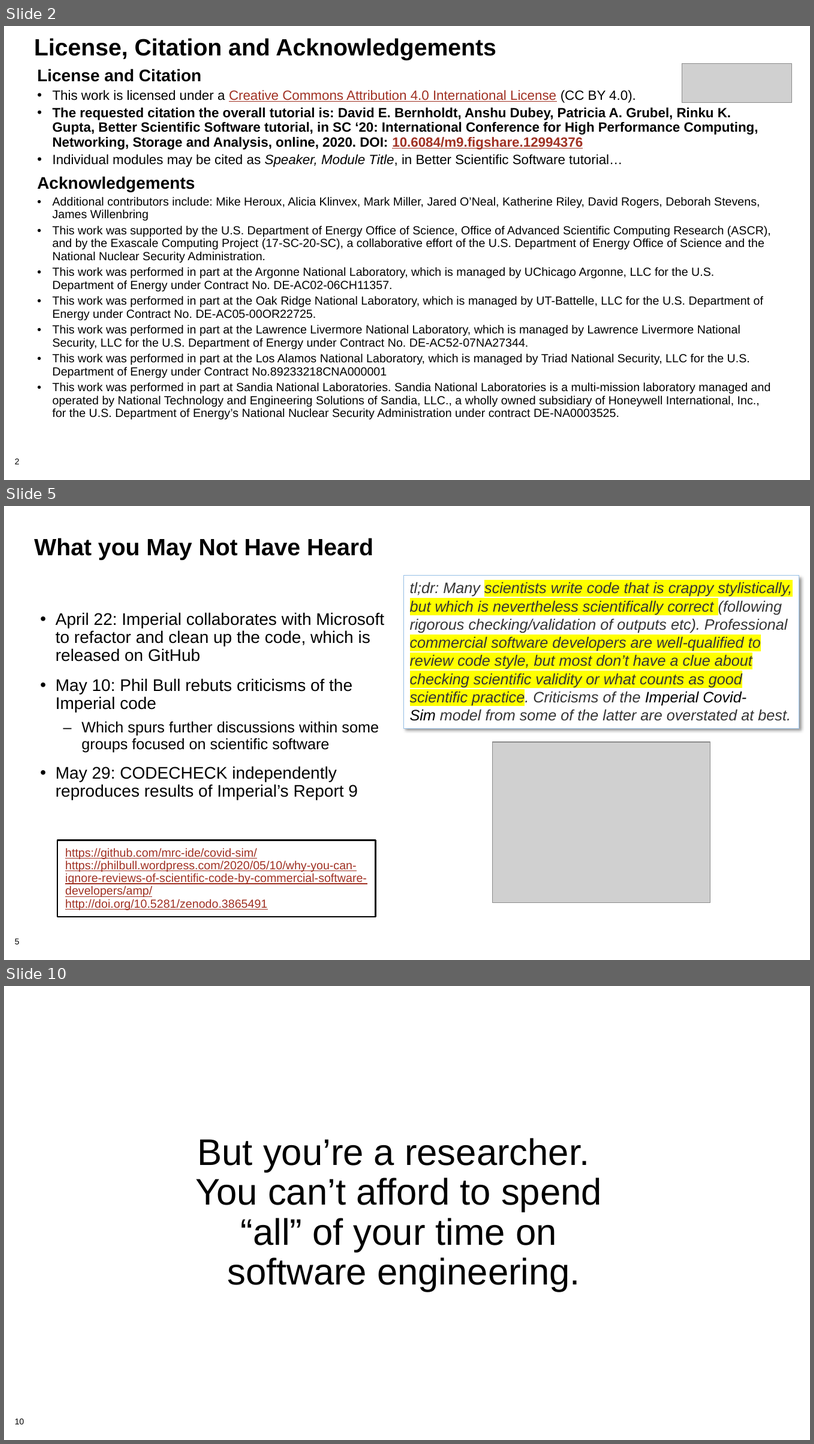
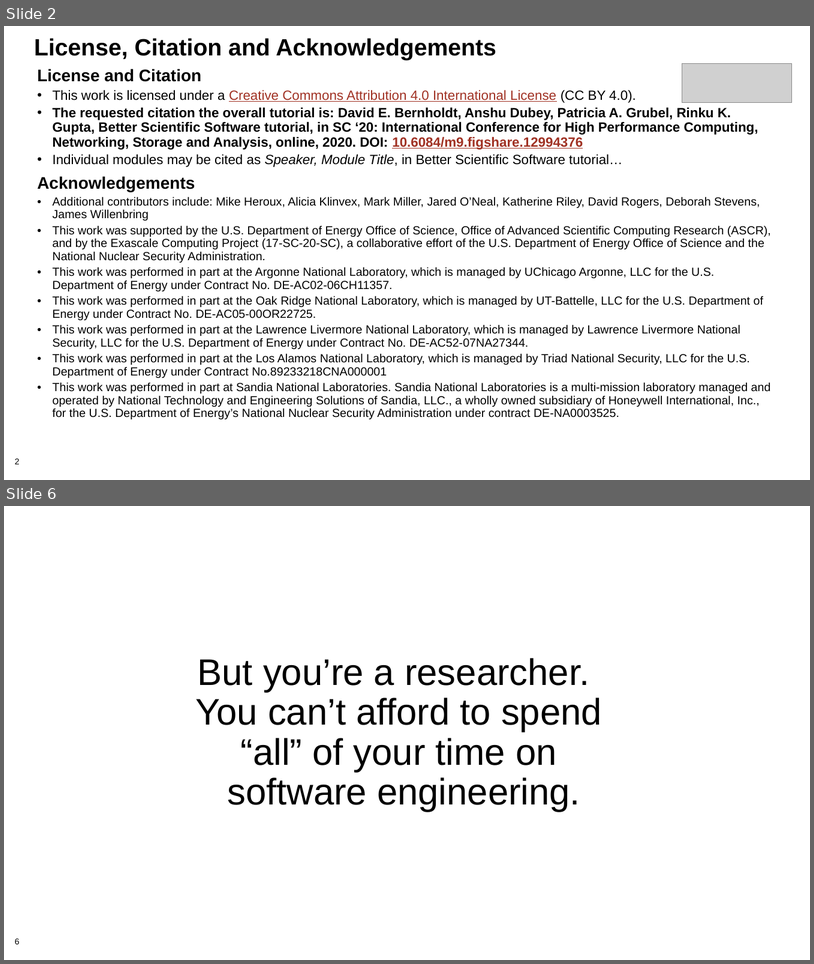
Before and after one commit to bssw-tutorial/presentations, a slide deck: final-presentations/2021-04-12-ecpam/05-summary.pptx. Shown one above the other, each under a label of ours: slides 2, 5 and 10 before the commit, slides 2 and 6 after it; the slides between them are not shown. The pictures are 814x1444 and 814x964 pixels, drawn with LibreOffice and Linux fonts; fonts in the diff are those of the drawing; grey boxes stand for pictures; background and template pictures are left out. Boxes give left, top, right and bottom in pixels: in the first picture for what was removed or moved away, otherwise in the second. Text is boxed around its words. In the diff, an @@ line names an element or a change of style, - is before the commit and + after.

```diff
--- a/final-presentations/2021-04-12-ecpam/05-summary.pptx
+++ b/final-presentations/2021-04-12-ecpam/05-summary.pptx
@@ slide 5 removed at (4,506,810,960), background #FFFFFF; not listed: 1 template element that a slide beside it also shows @@
@@ title removed at (34,538,374,560) @@
-What you May Not Have Heard
@@ rectangle removed at (404,576,799,728) @@
-tl;dr: Many scientists write code that is crappy stylistically, but which is nevertheless scientifically correct (following rigorous checking/validation of outputs etc). Professional commercial software developers are well-qualified to review code style, but most don’t have a clue about checking scientific validity or what counts as good scientific practice. Criticisms of the Imperial Covid-Sim model from some of the latter are overstated at best.
@@ text removed at (56,612,384,799) @@
-• April 22: Imperial collaborates with Microsoft to refactor and clean up the code, which is released on GitHub
-• May 10: Phil Bull rebuts criticisms of the Imperial code
-  – Which spurs further discussions within some groups focused on scientific software
-• May 29: CODECHECK independently reproduces results of Imperial’s Report 9
@@ picture removed at (493,742,711,902) @@
@@ rectangle removed at (57,840,375,916) @@
-https://github.com/mrc-ide/covid-sim/
-https://philbull.wordpress.com/2020/05/10/why-you-can-ignore-reviews-of-scientific-code-by-commercial-software-developers/amp/
-http://doi.org/10.5281/zenodo.3865491
@@ what was slide 10 is now slide 6 @@
@@ page number at (15,938,20,944): text changed @@
-10
+6
```
Also in this commit, not shown: 4 slides changed, 1 slide added, 4 other slides removed.
